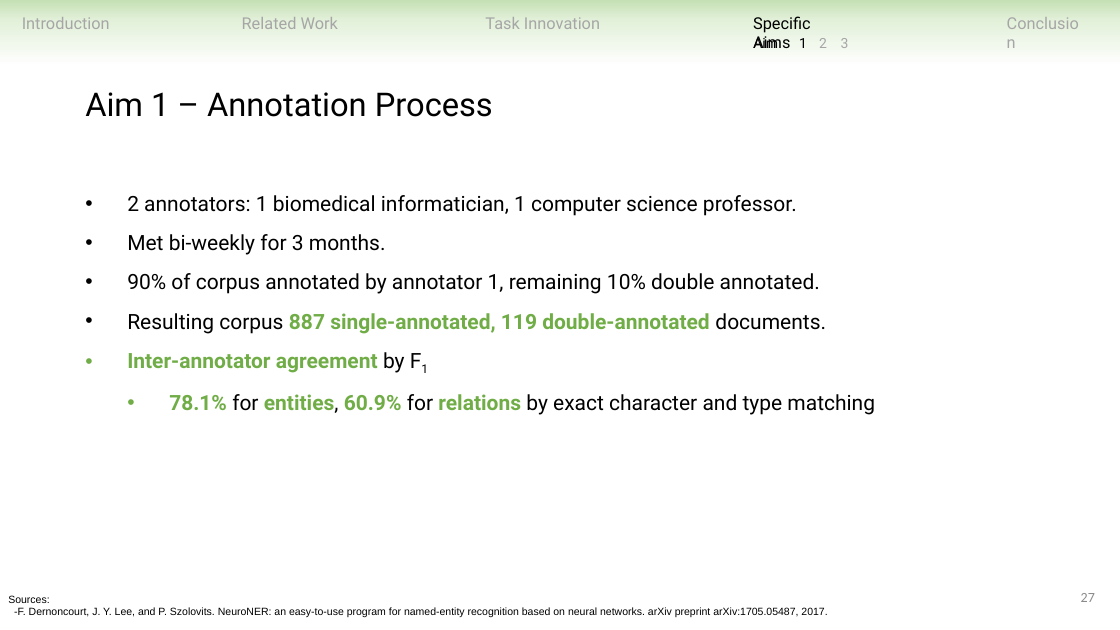
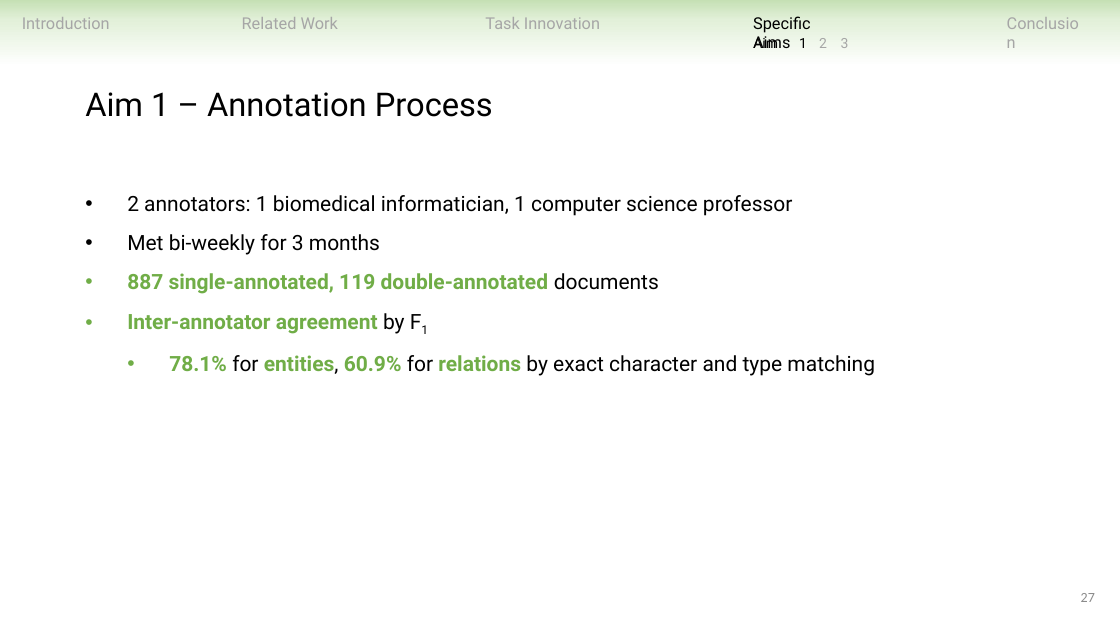
Before and after one commit to ndobb/dissertation, a slide deck: slide 27 of 4_general_exam/presentation/nic_dobbins_general_exam.pptx. Drawn at 1120x630 pixels with LibreOffice and Linux fonts; fonts in the diff are those of the drawing. Boxes give left, top, right and bottom in pixels: in the first picture for what was removed or moved away, otherwise in the second. Text is boxed around its words. In the diff, an @@ line names an element or a change of style, - is before the commit and + after.

```diff
--- a/4_general_exam/presentation/nic_dobbins_general_exam.pptx
+++ b/4_general_exam/presentation/nic_dobbins_general_exam.pptx
@@ text at <box>127,195,793,294</box>: text changed @@
-• 2 annotators: 1 biomedical informatician, 1 computer science professor.
-• Met bi-weekly for 3 months.
-• 90% of corpus annotated by annotator 1, remaining 10% double annotated.
-• Resulting corpus 887 single-annotated, 119 double-annotated documents.
+• 2 annotators: 1 biomedical informatician, 1 computer science professor
+• Met bi-weekly for 3 months
+• 887 single-annotated, 119 double-annotated documents
@@ text removed at <box>8,595,827,617</box> @@
-Sources:
--F. Dernoncourt, J. Y. Lee, and P. Szolovits. NeuroNER: an easy-to-use program for named-entity recognition based on neural networks. arXiv preprint arXiv:1705.05487, 2017.
```
Also in this commit, not shown: 49 other slides changed, 2 slides added, 4 slides removed.
